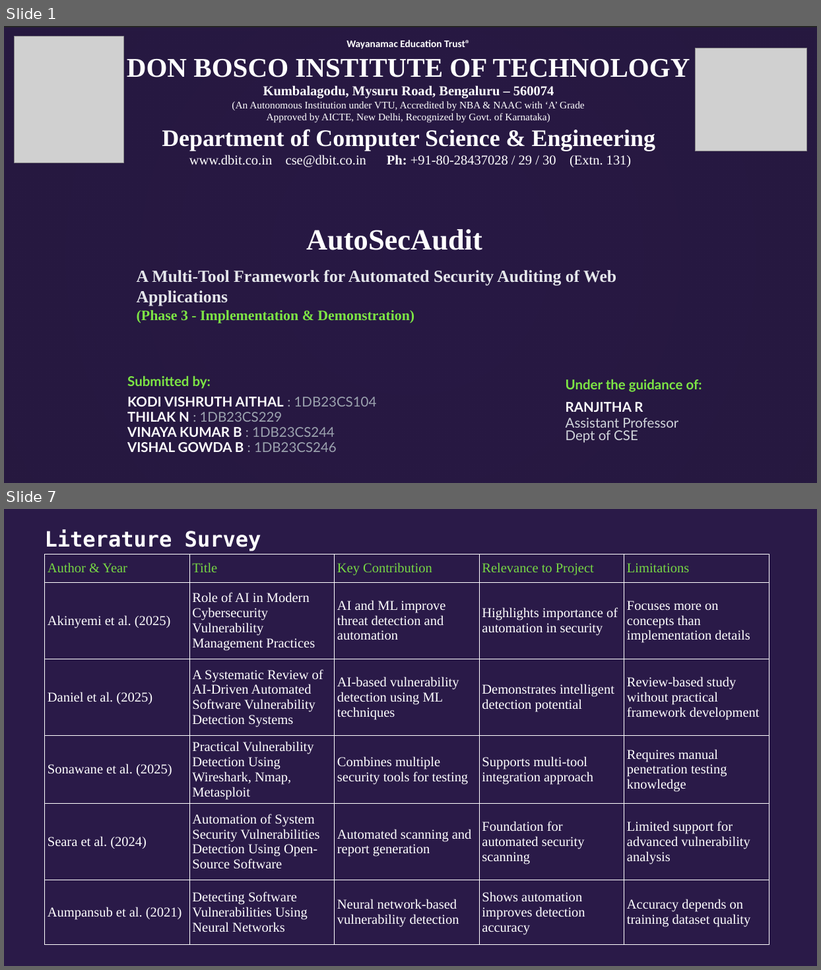
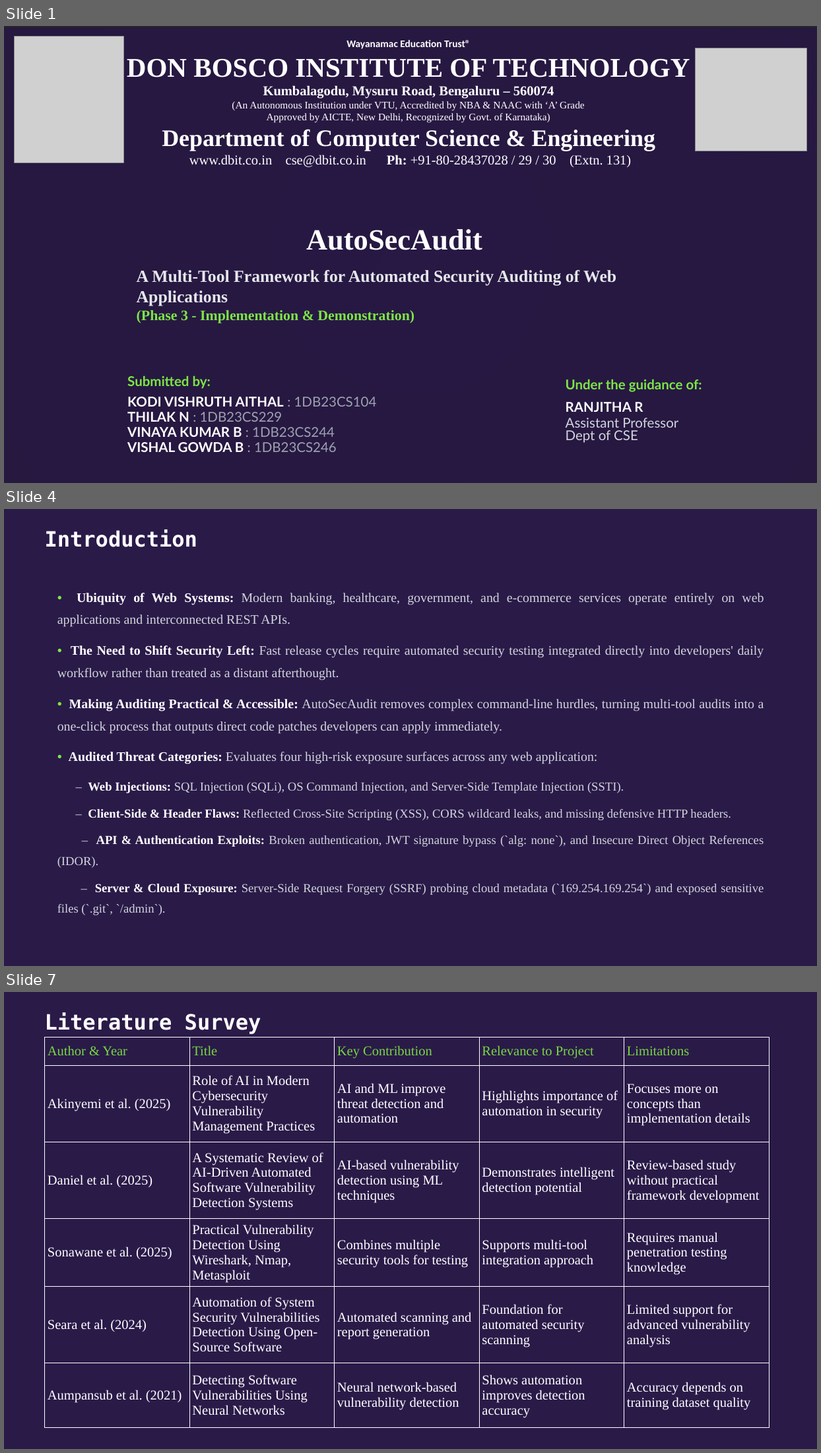
Before and after one commit to NEXUS-888/AutoSecAudit, a slide deck: Presentation/AutoSecAudit - Phase 3 Presentation.pptx. Shown one above the other, each under a label of ours: slides 1 and 7 before the commit, slides 1, 4 and 7 after it; the slides between them are not shown. The pictures are 821x970 and 821x1453 pixels, drawn with LibreOffice and Linux fonts; fonts in the diff are those of the drawing; grey boxes stand for pictures; background and template pictures are left out; a plain dark background stands for a picture behind light text. Boxes give left, top, right and bottom in pixels: in the first picture for what was removed or moved away, otherwise in the second. Text is boxed around its words. In the diff, an @@ line names an element or a change of style, - is before the commit and + after.

```diff
--- a/Presentation/AutoSecAudit - Phase 3 Presentation.pptx
+++ b/Presentation/AutoSecAudit - Phase 3 Presentation.pptx
@@ slide 4 added at box(4, 509, 817, 966), background #2A1A48 @@
@@ text added at box(45, 529, 197, 547), 25 pt, text #FFFFFF, bold @@
+Introduction
@@ text added at box(57, 593, 764, 916), 15.5 pt, text #D1D5DB @@
+• Ubiquity of Web Systems: Modern banking, healthcare, government, and e-commerce services operate entirely on web applications and interconnected REST APIs.
+• The Need to Shift Security Left: Fast release cycles require automated security testing integrated directly into developers' daily workflow rather than treated as a distant afterthought.
+• Making Auditing Practical & Accessible: AutoSecAudit removes complex command-line hurdles, turning multi-tool audits into a one-click process that outputs direct code patches developers can apply immediately.
+• Audited Threat Categories: Evaluates four high-risk exposure surfaces across any web application:
+– Web Injections: SQL Injection (SQLi), OS Command Injection, and Server-Side Template Injection (SSTI).
+– Client-Side & Header Flaws: Reflected Cross-Site Scripting (XSS), CORS wildcard leaks, and missing defensive HTTP headers.
+– API & Authentication Exploits: Broken authentication, JWT signature bypass (`alg: none`), and Insecure Direct Object References (IDOR).
+– Server & Cloud Exposure: Server-Side Request Forgery (SSRF) probing cloud metadata (`169.254.169.254`) and exposed sensitive files (`.git`, `/admin`).
```
Also in this commit, not shown: 13 slides changed, 5 other slides added, 7 slides removed, 41 other files.
